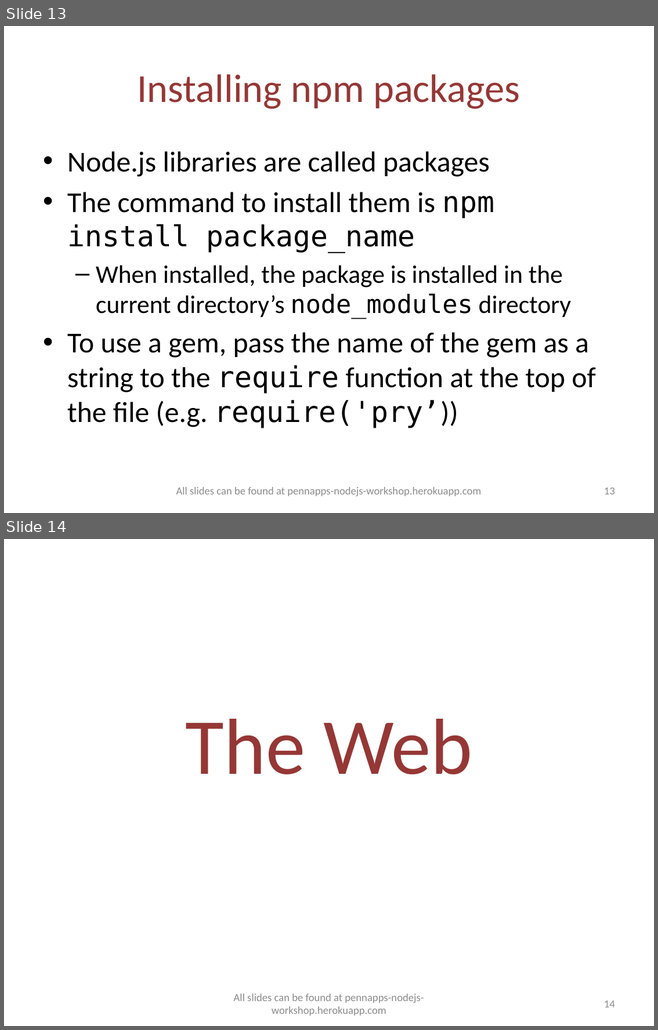
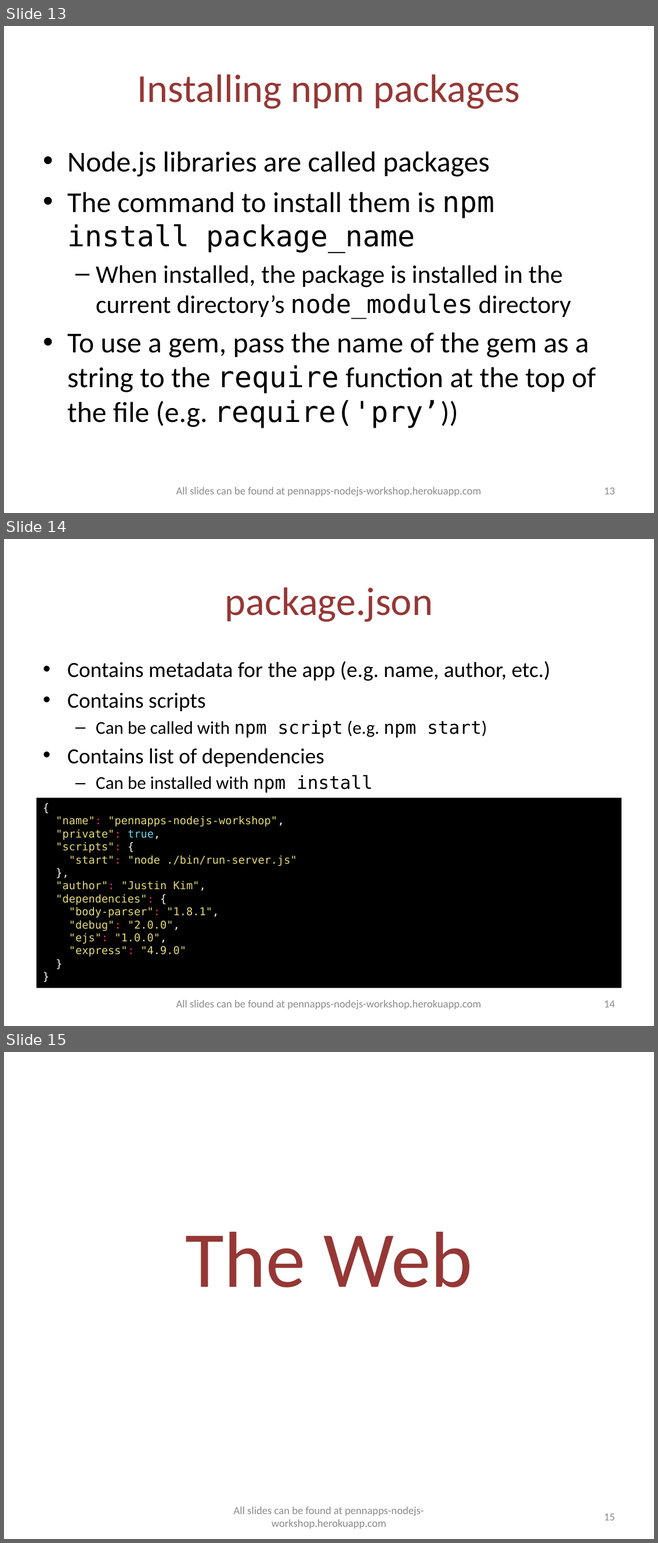
Before and after one commit to jusjmkim/pennapps-nodejs-workshop, a slide deck: pennapps-nodejs-workshop.pptx. Shown one above the other, each under a label of ours: slides 13 and 14 before the commit, slides 13, 14 and 15 after it. The pictures are 658x1030 and 658x1543 pixels, drawn with LibreOffice and Linux fonts; fonts in the diff are those of the drawing. Boxes give left, top, right and bottom in pixels: in the first picture for what was removed or moved away, otherwise in the second. Text is boxed around its words. In the diff, an @@ line names an element or a change of style, - is before the commit and + after.

```diff
--- a/pennapps-nodejs-workshop.pptx
+++ b/pennapps-nodejs-workshop.pptx
@@ slide 14 added at (4,539,654,1026), background #FFFFFF @@
@@ title added at (225,587,433,622), 44 pt, text #953735 @@
+package.json
@@ text added at (67,661,550,793), 24 pt, text #000000 @@
+• Contains metadata for the app (e.g. name, author, etc.)
+• Contains scripts
+  – Can be called with npm script (e.g. npm start)
+• Contains list of dependencies
+  – Can be installed with npm install
@@ rectangle added at (36,798,621,988), fill #000000, 12 pt, text #E6DB74 @@
+{
+"name": "pennapps-nodejs-workshop",
+"private": true,
+"scripts": {
+"start": "node ./bin/run-server.js"
+},
+"author": "Justin Kim",
+"dependencies": {
+"body-parser": "1.8.1",
+"debug": "2.0.0",
+"ejs": "1.0.0",
+"express": "4.9.0"
+}
+}
@@ text added at (176,1000,481,1009), 12 pt, text #8C8C8C @@
+All slides can be found at pennapps-nodejs-workshop.herokuapp.com
@@ page number added at (604,1001,615,1008), 12 pt, text #8C8C8C @@
+14
@@ what was slide 14 is now slide 15 @@
@@ page number at (604,1514,615,1521): text changed @@
-14
+15
```
Also in this commit, not shown: 1 slide changed, 1 other slide added, 2 other files.
